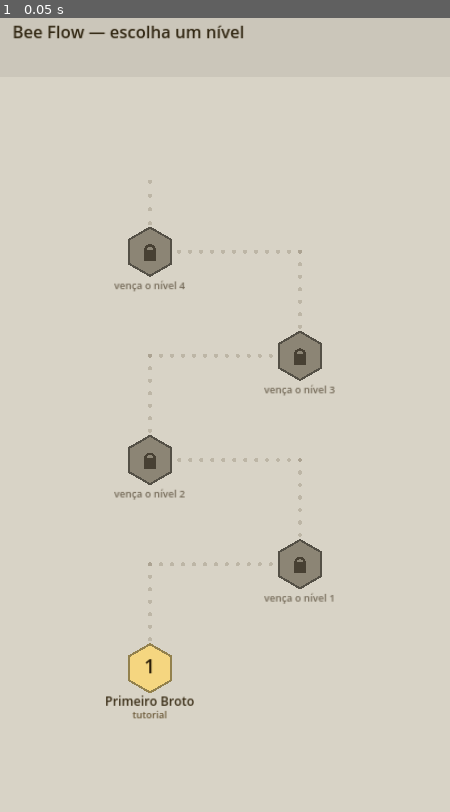
Above: before the commit, frame 1.
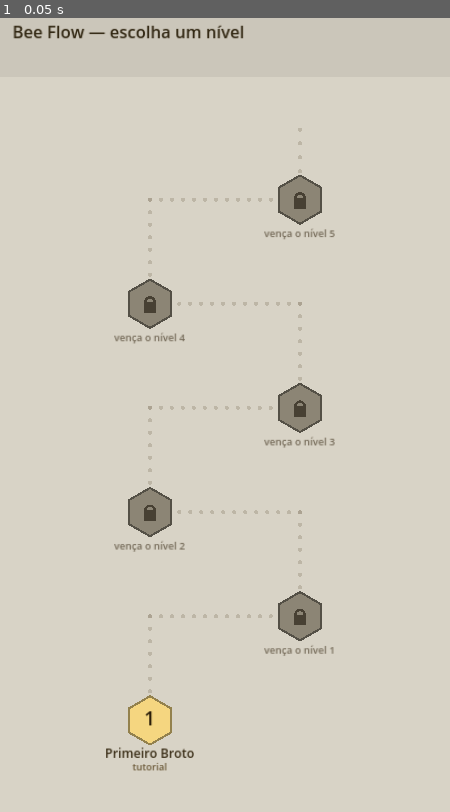
Above: after the commit, the same moment.

Repository: eric-r-ramos/bee-flow
Game: Godot game, scene res://scenes/Main.tscn
Two runs of this game, one before a commit and one after it. Both use one fixed random seed, a clock stepped at 60 frames per second and the inputs below.
Inputs:
- Up to frame 1 (0.05 s): no input

The runs differ from the first frame. In frame 1, 6.6% of the frame differs, in the area x 23-75%, y 13-95%.

Commit message:
Nível 6 "A Rainha" com 20% limitadas, e a evidência de que a fração não é o botão
28x28, 784 blocos, 7 cores. Score 49,0, letalidade 21%, 15 de 76 colmeias
limitadas. Joias dentro da coroa e saco de mel dentro do corpo: cores
minúsculas e fundas, o perfil que a medição mostrou ser o que gera letalidade.

A instrumentação fecha o argumento com três pontos:

  nível 4   5% limitadas   4 colocadas   0 esgotaram
  nível 5  10% limitadas   9 colocadas   0 esgotaram
  nível 6  20% limitadas  15 colocadas   0 esgotaram

Quadruplicar a fração não mudou nada. Três remanejamentos são folgados demais
para o limite existir na prática: a colmeia quase nunca precisa de mais de
dois. A fração controla quantas decisões carregam risco; o número de
movimentos controla SE o risco existe. Estávamos girando o primeiro com o
segundo desligado. O próximo degrau tem de ser --limited-moves 2.

O medidor bateu no teto de escala: a 784 blocos com muita ramificação a
varredura completa passou de dez minutos. Agora sonda no máximo 40 pontos de
decisão, espaçados por igual. Validado contra a medição exaustiva do nível 5:
49,6 estimado contra 50,6 exato, sondando 24 de 72 decisões. O relatório
sempre diz quando amostrou - um número estimado apresentado como exato seria
pior que número nenhum.

Co-Authored-By: Claude <noreply@anthropic.com>
Claude-Session: https://claude.ai/code/session_01FYg51uz4viMWVJdvCoF4mW

Diff:
--- /dev/null
+++ b/levels/level_006.json
@@ -0,0 +1,639 @@
+{
+  "id": "level_006",
+  "name": "A Rainha",
+  "rows": 28,
+  "cols": 28,
+  "slots": 5,
+  "palette": {
+    "b": {
+      "name": "ceu",
+      "color": "#5BAEE8"
+    },
+    "k": {
+      "name": "carvao",
+      "color": "#3A2E1F"
+    },
+    "n": {
+      "name": "terra",
+      "color": "#8B5E3C"
+    },
+    "o": {
+      "name": "sol",
+      "color": "#E9803C"
+    },
+    "r": {
+      "name": "papoula",
+      "color": "#DE4B3F"
+    },
+    "w": {
+      "name": "nevoa",
+      "color": "#F2EFE4"
+    },
+    "y": {
+      "name": "polen",
+      "color": "#F5C242"
+    }
+  },
+  "grid": [
+    "bbbbbbbbbbbbbbbbbbbbbbbbbbbb",
+    "bbbbbbbbbbbbbbbbbbbbbbbbbbbb",
+    "bbbbbbbbbbbbbbbbbbbbbbbbbbbb",
+    "bbbbbbbbbbobboobbobbbbbbbbbb",
+    "bbbbbbbbbboooooooobbbbbbbbbb",
+    "bbbbbbbbbboooooooobbbbbbbbbb",
+    "bbbbbbbbboooooooooobbbbbbbbb",
+    "bbbbbbbbboorrrrorrobbbbbbbbb",
+    "bbbbbbbbboooooooooobbbbbbbbb",
+    "bbbbbbbbbbbbbkkbbbbbbbbbbbbb",
+    "bbbbbbbbbbbkkkkkkbbbbbbbbbbb",
+    "bbbbbbbbbbbwwkkwwbbbbbbbbbbb",
+    "bbbbbbbbbbbwwkkwwbbbbbbbbbbb",
+    "bbbbbbbbbbbkkkkkkbbbbbbbbbbb",
+    "bbbbbbbbbbbbyyyybbbbbbbbbbbb",
+    "bbbbbbbbbbbyyyyyybbbbbbbbbbb",
+    "bbbbbwwwwbkkkkkkkkbwwwwbbbbb",
+    "bbbwwwwwwwkkkkkkkkwwwwwwwbbb",
+    "bbbwwwwwwwyyynnyyywwwwwwwbbb",
+    "bbwwwwwwwyyynnnnyyywwwwwwwbb",
+    "bbbwwwwwwkkknnnnkkkwwwwwwbbb",
+    "bbbwwwwwwwkkknnkkkwwwwwwwbbb",
+    "bbbbbwwwwbyyyyyyyybwwwwbbbbb",
+    "bbbbbbbbbbyyyyyyyybbbbbbbbbb",
+    "bbbbbbbbbbbkkkkkkbbbbbbbbbbb",
+    "bbbbbbbbbbbbkkkkbbbbbbbbbbbb",
+    "bbbbbbbbbbbbbbbbbbbbbbbbbbbb",
+    "bbbbbbbbbbbbbbbbbbbbbbbbbbbb"
+  ],
+  "columns": [
+    [
+      {
+        "color": "b",
+        "bees": 17,
+        "radius": 5.5,
+        "kind": "zangao",
+        "moves": -1
+      },
+      {
+        "color": "o",
+        "bees": 7,
+        "radius": 3.5,
+        "kind": "operaria",
+        "moves": -1
+      },
+      {
+        "color": "b",
+        "bees": 9,
+        "radius": 5.5,
+        "kind": "zangao",
+        "moves": -1
+      },
+      {
+        "color": "b",
+        "bees": 17,
+        "radius": 5.5,
+        "kind": "zangao",
+        "moves": 3
+      },
+      {
+        "color": "b",
+        "bees": 18,
+        "radius": 5.5,
+        "kind": "zangao",
+        "moves": -1
+      },
+      {
+        "color": "r",
+        "bees": 3,
+        "radius": 5.5,
+        "kind": "zangao",
+        "moves": 3
+      },
+      {
+        "color": "o",
+        "bees": 4,
+        "radius": 8.0,
+        "kind": "batedora",
+        "moves": -1
+      },
+      {
+        "color": "w",
+        "bees": 16,
+        "radius": 5.5,
+        "kind": "zangao",
+        "moves": -1
+      },
+      {
+        "color": "b",
+        "bees": 14,
+        "radius": 8.0,
+        "kind": "batedora",
+        "moves": -1
+      },
+      {
+        "color": "b",
+        "bees": 8,
+        "radius": 3.5,
+        "kind": "operaria",
+        "moves": -1
+      },
+      {
+        "color": "k",
+        "bees": 7,
+        "radius": 8.0,
+        "kind": "batedora",
+        "moves": -1
+      },
+      {
+        "color": "y",
+        "bees": 10,
+        "radius": 8.0,
+        "kind": "batedora",
+        "moves": -1
+      },
+      {
+        "color": "b",
+        "bees": 16,
+        "radius": 8.0,
+        "kind": "batedora",
+        "moves": -1
+      },
+      {
+        "color": "b",
+        "bees": 7,
+        "radius": 8.0,
+        "kind": "batedora",
+        "moves": -1
+      },
+      {
+        "color": "r",
+        "bees": 2,
+        "radius": 3.5,
+        "kind": "operaria",
+        "moves": 3
+      },
+      {
+        "color": "y",
+        "bees": 1,
+        "radius": 5.5,
+        "kind": "zangao",
+        "moves": -1
+      },
+      {
+        "color": "b",
+        "bees": 7,
+        "radius": 8.0,
+        "kind": "batedora",
+        "moves": -1
+      },
+      {
+        "color": "b",
+        "bees": 17,
+        "radius": 8.0,
+        "kind": "batedora",
+        "moves": -1
+      },
+      {
+        "color": "b",
+        "bees": 3,
+        "radius": 3.5,
+        "kind": "operaria",
+        "moves": -1
+      },
+      {
+        "color": "b",
+        "bees": 1,
+        "radius": 3.5,
+        "kind": "operaria",
+        "moves": 3
+      },
+      {
+        "color": "b",
+        "bees": 1,
+        "radius": 5.5,
+        "kind": "zangao",
+        "moves": -1
+      }
+    ],
+    [
+      {
+        "color": "b",
+        "bees": 10,
+        "radius": 3.5,
+        "kind": "operaria",
+        "moves": -1
+      },
+      {
+        "color": "b",
+        "bees": 22,
+        "radius": 8.0,
+        "kind": "batedora",
+        "moves": -1
+      },
+      {
+        "color": "b",
+        "bees": 10,
+        "radius": 3.5,
+        "kind": "operaria",
+        "moves": -1
+      },
+      {
+        "color": "o",
+        "bees": 16,
+        "radius": 5.5,
+        "kind": "zangao",
+        "moves": 3
+      },
+      {
+        "color": "b",
+        "bees": 21,
+        "radius": 8.0,
+        "kind": "batedora",
+        "moves": 3
+      },
+      {
+        "color": "b",
+        "bees": 7,
+        "radius": 5.5,
+        "kind": "zangao",
+        "moves": -1
+      },
+      {
+        "color": "b",
+        "bees": 20,
+        "radius": 8.0,
+        "kind": "batedora",
+        "moves": -1
+      },
+      {
+        "color": "w",
+        "bees": 8,
+        "radius": 5.5,
+        "kind": "zangao",
+        "moves": -1
+      },
+      {
+        "color": "b",
+        "bees": 2,
+        "radius": 3.5,
+        "kind": "operaria",
+        "moves": -1
+      },
+      {
+        "color": "r",
+        "bees": 1,
+        "radius": 8.0,
+        "kind": "batedora",
+        "moves": -1
+      },
+      {
+        "color": "n",
+        "bees": 1,
+        "radius": 5.5,
+        "kind": "zangao",
+        "moves": -1
+      },
+      {
+        "color": "b",
+        "bees": 8,
+        "radius": 3.5,
+        "kind": "operaria",
+        "moves": -1
+      }
+    ],
+    [
+      {
+        "color": "b",
+        "bees": 7,
+        "radius": 8.0,
+        "kind": "batedora",
+        "moves": 3
+      },
+      {
+        "color": "b",
+        "bees": 16,
+        "radius": 8.0,
+        "kind": "batedora",
+        "moves": 3
+      },
+      {
+        "color": "b",
+        "bees": 21,
+        "radius": 8.0,
+        "kind": "batedora",
+        "moves": 3
+      },
+      {
+        "color": "b",
+        "bees": 23,
+        "radius": 8.0,
+        "kind": "batedora",
+        "moves": -1
+      },
+      {
+        "color": "b",
+        "bees": 17,
+        "radius": 8.0,
+        "kind": "batedora",
+        "moves": -1
+      },
+      {
+        "color": "o",
+        "bees": 7,
+        "radius": 3.5,
+        "kind": "operaria",
+        "moves": -1
+      },
+      {
+        "color": "k",
+        "bees": 7,
+        "radius": 5.5,
+        "kind": "zangao",
+        "moves": -1
+      },
+      {
+        "color": "w",
+        "bees": 7,
+        "radius": 8.0,
+        "kind": "batedora",
+        "moves": -1
+      },
+      {
+        "color": "w",
+        "bees": 12,
+        "radius": 5.5,
+        "kind": "zangao",
+        "moves": -1
+      },
+      {
+        "color": "b",
+        "bees": 9,
+        "radius": 3.5,
+        "kind": "operaria",
+        "moves": -1
+      },
+      {
+        "color": "b",
+        "bees": 5,
+        "radius": 8.0,
+        "kind": "batedora",
+        "moves": -1
+      },
+      {
+        "color": "k",
+        "bees": 11,
+        "radius": 3.5,
+        "kind": "operaria",
+        "moves": -1
+      },
+      {
+        "color": "y",
+        "bees": 15,
+        "radius": 8.0,
+        "kind": "batedora",
+        "moves": -1
+      },
+      {
+        "color": "b",
+        "bees": 21,
+        "radius": 8.0,
+        "kind": "batedora",
+        "moves": -1
+      },
+      {
+        "color": "b",
+        "bees": 8,
+        "radius": 5.5,
+        "kind": "zangao",
+        "moves": -1
+      },
+      {
+        "color": "w",
+        "bees": 14,
+        "radius": 3.5,
+        "kind": "operaria",
+        "moves": -1
+      },
+      {
+        "color": "b",
+        "bees": 11,
+        "radius": 3.5,
+        "kind": "operaria",
+        "moves": 3
+      },
+      {
+        "color": "w",
+        "bees": 12,
+        "radius": 3.5,
+        "kind": "operaria",
+        "moves": -1
+      },
+      {
+        "color": "k",
+        "bees": 10,
+        "radius": 5.5,
+        "kind": "zangao",
+        "moves": -1
+      },
+      {
+        "color": "y",
+        "bees": 6,
+        "radius": 8.0,
+        "kind": "batedora",
+        "moves": -1
+      },
+      {
+        "color": "w",
+        "bees": 4,
+        "radius": 8.0,
+        "kind": "batedora",
+        "moves": -1
+      },
+      {
+        "color": "o",
+        "bees": 2,
+        "radius": 8.0,
+        "kind": "batedora",
+        "moves": 3
+      },
+      {
+        "color": "b",
+        "bees": 11,
+        "radius": 3.5,
+        "kind": "operaria",
+        "moves": -1
+      },
+      {
+        "color": "b",
+        "bees": 4,
+        "radius": 8.0,
+        "kind": "batedora",
+        "moves": 3
+      }
+    ],
+    [
+      {
+        "color": "w",
+        "bees": 13,
+        "radius": 3.5,
+        "kind": "operaria",
+        "moves": -1
+      },
+      {
+        "color": "k",
+        "bees": 9,
+        "radius": 5.5,
+        "kind": "zangao",
+        "moves": 3
+      },
+      {
+        "color": "k",
+        "bees": 9,
+        "radius": 5.5,
+        "kind": "zangao",
+        "moves": -1
+      },
+      {
+        "color": "b",
+        "bees": 10,
+        "radius": 3.5,
+        "kind": "operaria",
+        "moves": -1
+      },
+      {
+        "color": "b",
+        "bees": 10,
+        "radius": 3.5,
+        "kind": "operaria",
+        "moves": -1
+      },
+      {
+        "color": "b",
+        "bees": 11,
+        "radius": 8.0,
+        "kind": "batedora",
+        "moves": -1
+      },
+      {
+        "color": "b",
+        "bees": 11,
+        "radius": 3.5,
+        "kind": "operaria",
+        "moves": -1
+      },
+      {
+        "color": "b",
+        "bees": 20,
+        "radius": 5.5,
+        "kind": "zangao",
+        "moves": -1
+      },
+      {
+        "color": "b",
+        "bees": 16,
+        "radius": 8.0,
+        "kind": "batedora",
+        "moves": -1
+      }
+    ],
+    [
+      {
+        "color": "o",
+        "bees": 8,
+        "radius": 3.5,
+        "kind": "operaria",
+        "moves": -1
+      },
+      {
+        "color": "b",
+        "bees": 12,
+        "radius": 3.5,
+        "kind": "operaria",
+        "moves": -1
+      },
+      {
+        "color": "b",
+        "bees": 24,
+        "radius": 8.0,
+        "kind": "batedora",
+        "moves": -1
+      },
+      {
+        "color": "k",
+        "bees": 3,
+        "radius": 3.5,
+        "kind": "operaria",
+        "moves": 3
+      },
+      {
+        "color": "b",
+        "bees": 17,
+        "radius": 8.0,
+        "kind": "batedora",
+        "moves": -1
+      },
+      {
+        "color": "w",
+        "bees": 6,
+        "radius": 8.0,
+        "kind": "batedora",
+        "moves": -1
+      },
+      {
+        "color": "b",
+        "bees": 17,
+        "radius": 5.5,
+        "kind": "zangao",
+        "moves": 3
+      },
+      {
+        "color": "y",
+        "bees": 6,
+        "radius": 5.5,
+        "kind": "zangao",
+        "moves": -1
+      },
+      {
+        "color": "n",
+        "bees": 6,
+        "radius": 3.5,
+        "kind": "operaria",
+        "moves": -1
+      },
+      {
+        "color": "n",
+        "bees": 5,
+        "radius": 3.5,
+        "kind": "operaria",
+        "moves": -1
+      }
+    ]
+  ],
+  "meta": {
+    "seed": 7,
+    "blocks": 784,
+    "hives": 76,
+    "greedy_ok": false,
+    "solver_nodes": 101,
+    "difficulty": {
+      "solvable": true,
+      "score": 49.0,
+      "band": "medio",
+      "lethality": 0.212,
+      "peak_lethality": 0.667,
+      "risk_onset": 0.114,
+      "fatal_moves": 29,
+      "tested_moves": 137,
+      "unknown_moves": 0,
+      "trap_delay": 0,
+      "slot_pressure": 0.421,
+      "branching": 3.66,
+      "decisions": 69,
+      "probed": 35,
+      "sampled": true,
+      "moves": 76,
+      "greedy_ok": false
+    },
+    "limited_hives": 15,
+    "limited_moves": 3
+  }
+}
--- a/scripts/Main.gd
+++ b/scripts/Main.gd
@@ -14,6 +14,7 @@
 	"res://levels/level_003.json",
 	"res://levels/level_004.json",
 	"res://levels/level_005.json",
+	"res://levels/level_006.json",
 ]
 
 ## `-- --level res://levels/x.json` fixa um nivel e desliga a progressao,
Not shown, added: tools/samples/queen.txt
Not shown, changed: DESIGN.md
Not shown, changed: README.md
Not shown, changed: tools/beeflow/difficulty.py
